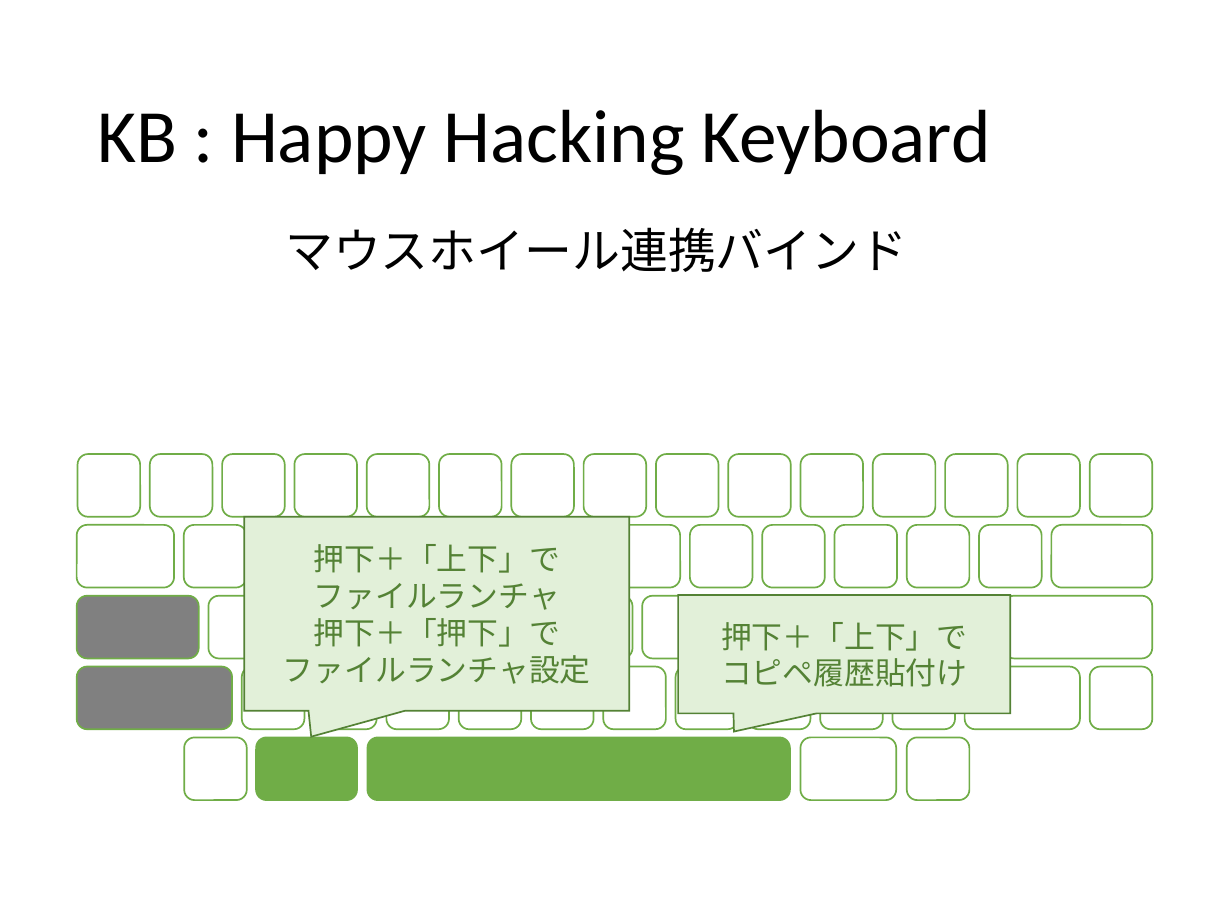
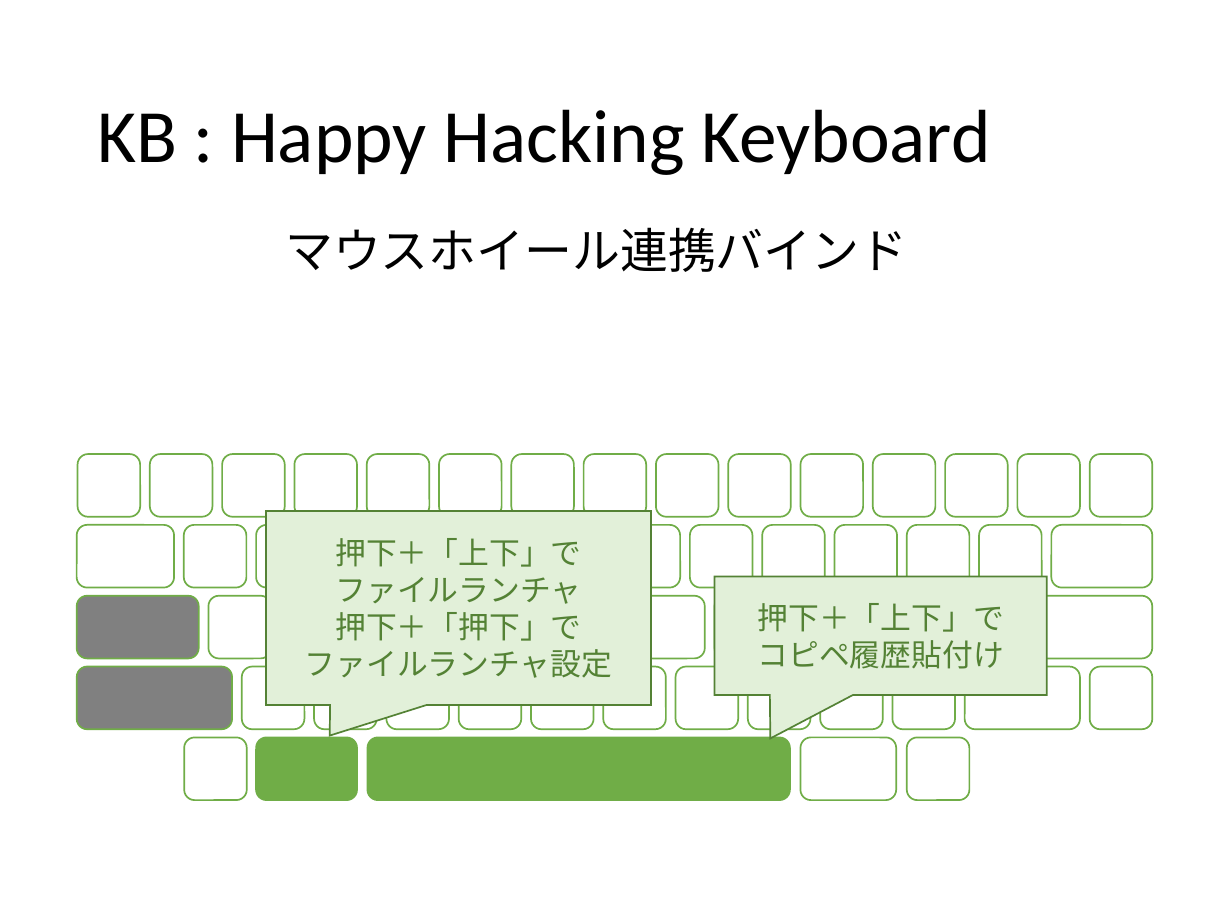
Before and after one commit to ittooo66/myAHK, a slide deck: slide 17 of MANUAL.pptx. Drawn at 1232x924 pixels with LibreOffice and Linux fonts; fonts in the diff are those of the drawing. Boxes give left, top, right and bottom in pixels: in the first picture for what was removed or moved away, otherwise in the second. Text is boxed around its words. In the diff, an @@ line names an element or a change of style, - is before the commit and + after.

```diff
--- a/MANUAL.pptx
+++ b/MANUAL.pptx
@@ speech box "押下＋「上下」で": place and size @@
-speech box "押下＋「上下」で" at (244,516,630,711)
+speech box "押下＋「上下」で" at (266,511,652,706)
@@ speech box "押下＋「上下」で" at (266,511,652,706): proportions changed @@
@@ speech box "押下＋「上下」で" at (715,577,1047,695): proportions changed @@
@@ speech box "押下＋「上下」で": place and size @@
-speech box "押下＋「上下」で" at (678,595,1010,713)
+speech box "押下＋「上下」で" at (715,577,1047,695)
```
Also in this commit, not shown: 3 other slides changed.
